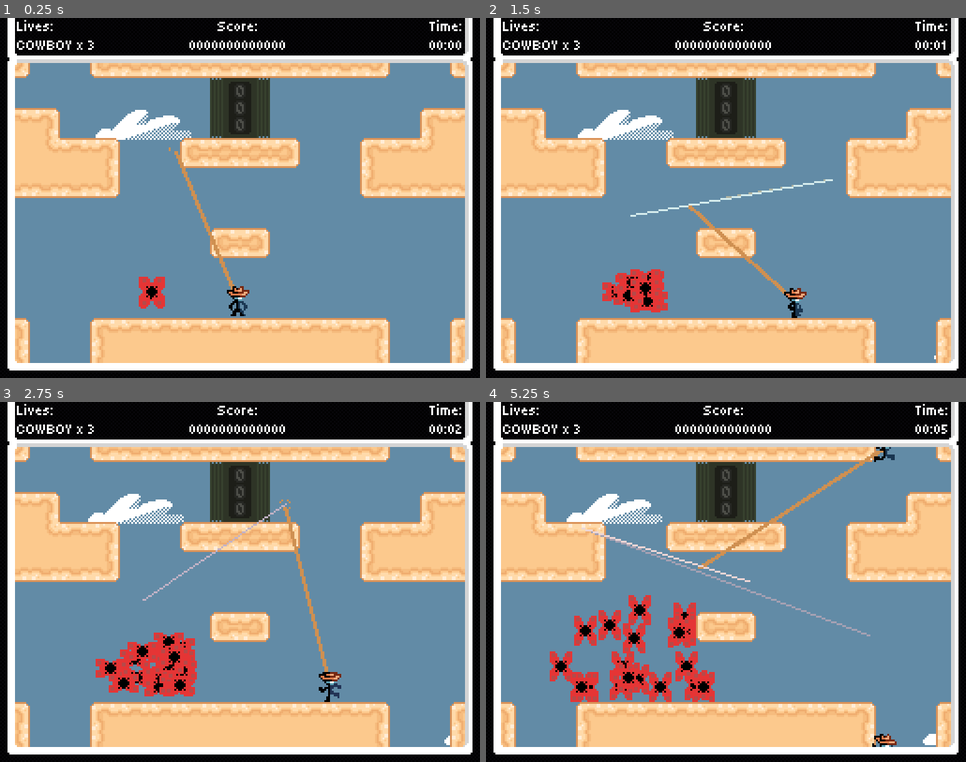
Above: before the commit, frames 1-4 (two rows, left to right).
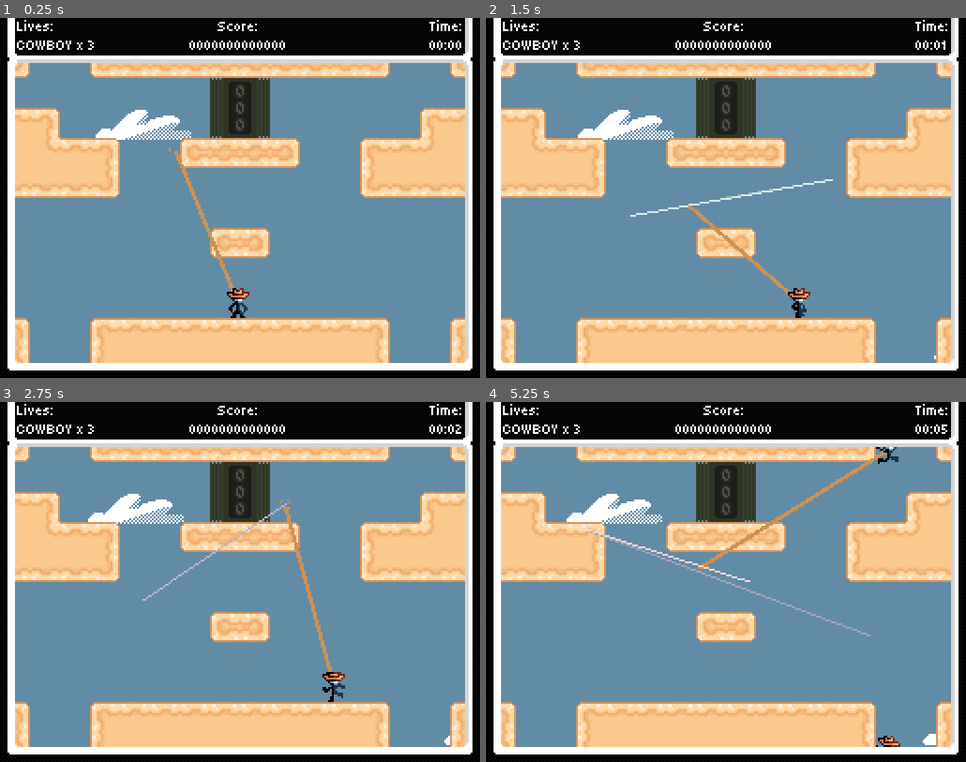
Above: after the commit, the same moments.

Repository: Jcodefox/GMTK-2025
Game: Godot game, scene res://scenes/topscenes/gameplay_topscene.tscn
Same seed, same stepped clock (60 frames per second), same inputs: the game is played once before the commit and once after it.
Inputs (mouse positions are in pixels of both pictures, inside the frame that each line leads up to):
- Up to frame 1 (0.25 s): no input
- Up to frame 2 (1.5 s): move the mouse to (831, 180) at 0.52 s; hold D (move_right) from 0.53 s (still down); tap Space (move_jump) at 0.77 s; move the mouse to (630, 216) at 1.27 s
- Up to frame 3 (2.75 s): tap Space (move_jump) at 1.52 s; move the mouse to (288, 502) at 2.02 s; release D (move_right) at 2.03 s; hold A (move_left) from 2.03 s (still down)
- Up to frame 4 (5.25 s): move the mouse to (702, 654) at 2.77 s; release A (move_left) at 2.78 s; hold D (move_right) 2.78-4.28 s; tap Space (move_jump) at 3.02, 3.77, 4.52 s; move the mouse to (870, 636) at 3.52 s; move the mouse to (582, 528) at 4.27 s; hold A (move_left) 4.28-5.03 s; move the mouse to (750, 582) at 5.02 s; hold D (move_right) from 5.03 s (still down)

The runs differ from the first frame. In frame 1, 0.6% of the frame differs, in the area x 28-52%, y 39-84%; in frame 2, 1.6%; in frame 3, 3.2%; in frame 4, 4.9%, in the area x 13-87%, y 12-96%.

Commit message:
Make colliders only change on crouch change

Diff:
--- a/scenes/topscenes/gameplay_topscene.tscn
+++ b/scenes/topscenes/gameplay_topscene.tscn
@@ -1,13 +1,12 @@
-[gd_scene load_steps=9 format=4 uid="uid://dwe36qbpqlr3w"]
+[gd_scene load_steps=8 format=4 uid="uid://dwe36qbpqlr3w"]
 
 [ext_resource type="PackedScene" uid="uid://crq0ubo4sdfwt" path="res://scenes/prefabs/player.tscn" id="1_rncwu"]
-[ext_resource type="PackedScene" path="res://scenes/prefabs/hud.tscn" id="3_ks65t"]
+[ext_resource type="PackedScene" uid="uid://des4eilq7pml8" path="res://scenes/prefabs/hud.tscn" id="3_ks65t"]
 [ext_resource type="Texture2D" uid="uid://drjswa8p2rpnx" path="res://assets/art/ui_hud/hudframe.png" id="3_pyq0w"]
 [ext_resource type="TileSet" uid="uid://cl63qdxuqflth" path="res://assets/art/terrain/main_tile_set.tres" id="3_u55sw"]
 [ext_resource type="Texture2D" uid="uid://bwx4duhuh37jy" path="res://assets/art/terrain/cloud 1.png" id="5_emnkm"]
-[ext_resource type="PackedScene" uid="uid://duckh0hi5syg7" path="res://scenes/prefabs/enemies/mothick.tscn" id="5_ks65t"]
 [ext_resource type="Texture2D" uid="uid://cwak838kpjbeg" path="res://assets/art/terrain/cloud 2.png" id="6_ed28v"]
-[ext_resource type="Script" uid="uid://cbsnpfn5tcbcj" path="res://scripts/prefabs/cloud.gd" id="6_rfs2g"]
+[ext_resource type="Script" path="res://scripts/prefabs/cloud.gd" id="6_rfs2g"]
 
 [node name="GameplayTopscene" type="Node2D"]
 
@@ -57,83 +56,3 @@
 tile_set = ExtResource("3_u55sw")
 
 [node name="Enemies" type="Node2D" parent="."]
-
-[node name="Mothick" parent="Enemies" instance=ExtResource("5_ks65t")]
-z_index = -1
-position = Vector2(81, 146)
-
-[node name="Mothick2" parent="Enemies" instance=ExtResource("5_ks65t")]
-z_index = -1
-position = Vector2(81, 146)
-
-[node name="Mothick3" parent="Enemies" instance=ExtResource("5_ks65t")]
-z_index = -1
-position = Vector2(81, 146)
-
-[node name="Mothick4" parent="Enemies" instance=ExtResource("5_ks65t")]
-z_index = -1
-position = Vector2(81, 146)
-
-[node name="Mothick5" parent="Enemies" instance=ExtResource("5_ks65t")]
-z_index = -1
-position = Vector2(81, 146)
-
-[node name="Mothick6" parent="Enemies" instance=ExtResource("5_ks65t")]
-z_index = -1
-position = Vector2(81, 146)
-
-[node name="Mothick7" parent="Enemies" instance=ExtResource("5_ks65t")]
-z_index = -1
-position = Vector2(81, 146)
-
-[node name="Mothick8" parent="Enemies" instance=ExtResource("5_ks65t")]
-z_index = -1
-position = Vector2(81, 146)
-
-[node name="Mothick9" parent="Enemies" instance=ExtResource("5_ks65t")]
-z_index = -1
-position = Vector2(81, 146)
-
-[node name="Mothick10" parent="Enemies" instance=ExtResource("5_ks65t")]
-z_index = -1
-position = Vector2(81, 146)
-
-[node name="Mothick11" parent="Enemies" instance=ExtResource("5_ks65t")]
-z_index = -1
-position = Vector2(81, 146)
-
-[node name="Mothick12" parent="Enemies" instance=ExtResource("5_ks65t")]
-z_index = -1
-position = Vector2(81, 146)
-
-[node name="Mothick13" parent="Enemies" instance=ExtResource("5_ks65t")]
-z_index = -1
-position = Vector2(81, 146)
-
-[node name="Mothick14" parent="Enemies" instance=ExtResource("5_ks65t")]
-z_index = -1
-position = Vector2(81, 146)
-
-[node name="Mothick15" parent="Enemies" instance=ExtResource("5_ks65t")]
-z_index = -1
-position = Vector2(81, 146)
-
-[node name="Mothick16" parent="Enemies" instance=ExtResource("5_ks65t")]
-z_index = -1
-position = Vector2(81, 146)
-
-[node name="Mothick17" parent="Enemies" instance=ExtResource("5_ks65t")]
-z_index = -1
-position = Vector2(81, 146)
-
-[node name="Mothick18" parent="Enemies" instance=ExtResource("5_ks65t")]
-z_index = -1
-position = Vector2(81, 146)
-
-[node name="Mothick19" parent="Enemies" instance=ExtResource("5_ks65t")]
-z_index = -1
-position = Vector2(81, 146)
-
-[node name="Mothick20" parent="Enemies" instance=ExtResource("5_ks65t")]
-z_index = -1
-position = Vector2(81, 146)
--- a/scripts/prefabs/player_v2.gd
+++ b/scripts/prefabs/player_v2.gd
@@ -77,14 +77,17 @@
 	if horizontal_input_axis != 0:
 		visual_facing_left = horizontal_input_axis < 0
 
+	if Input.is_action_just_pressed("move_down"):
+		set_collision_height(9, 3.5)
+	if Input.is_action_just_released("move_down"):
+		set_collision_height(14, 1)
+
 	if Input.is_action_pressed("move_down"):
-		set_collision_height(9, 3.5)
 		if horizontal_input_axis != 0:
 			set_animation("duckwalk")
 		else:
 			set_animation("duckhide")
 	else:
-		set_collision_height(14, 1)
 		if velocity.y < 0:
 			set_animation("jump_left" if visual_facing_left else "jump_right")
 		elif velocity.y > 0:
